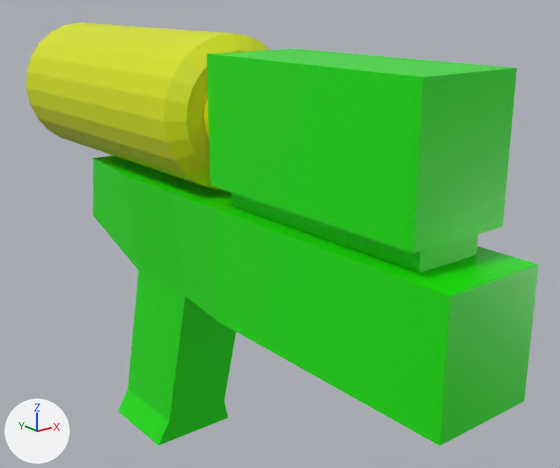
An edit to the FBX model Models/Watergun/gunTank.fbx, drawn before and after from the same camera.
The view is the same before and after, from a 50 mm camera at (-5.58, -7.12, 2.91) aimed at (0.69, 0.72, -0.23). Every picture has the same lights, and +X, +Y and +Z are marked at lower left. Where no turn or scale is listed for an object, it has been applied to the vertices.

In view in the first picture: 'Gun', 'Tank'.
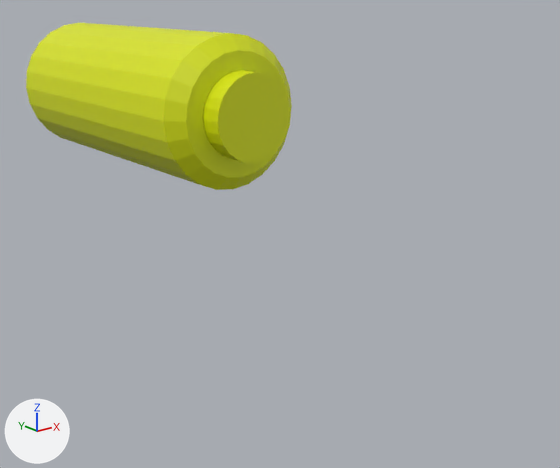
Edits to the bpy script that builds the scene:
```text
Remove ob_gun:
    ob_gun = bpy.data.objects.new('Gun', me_cube)
    ob_gun.location = (0.0, 0.0, 0.0)
```

Changed parts and their boxes [x1, y1, x2, y2] in the pictures (560 x 468 px):
'Gun', deleted (green)
    before: [93, 49, 539, 446]
